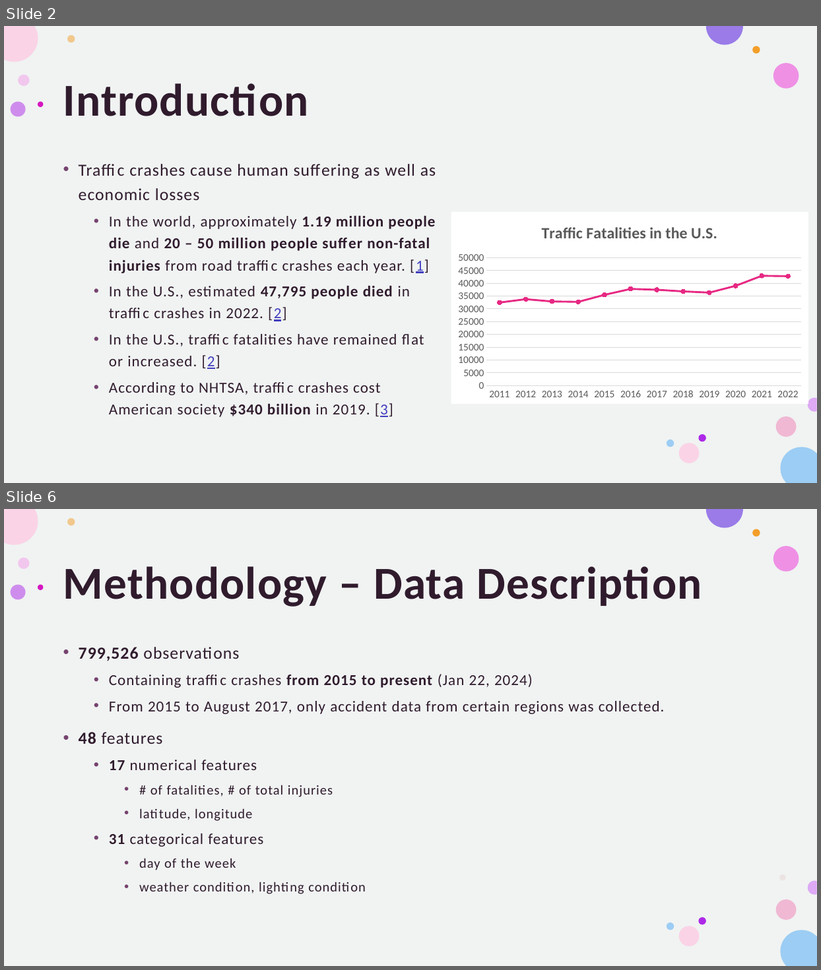
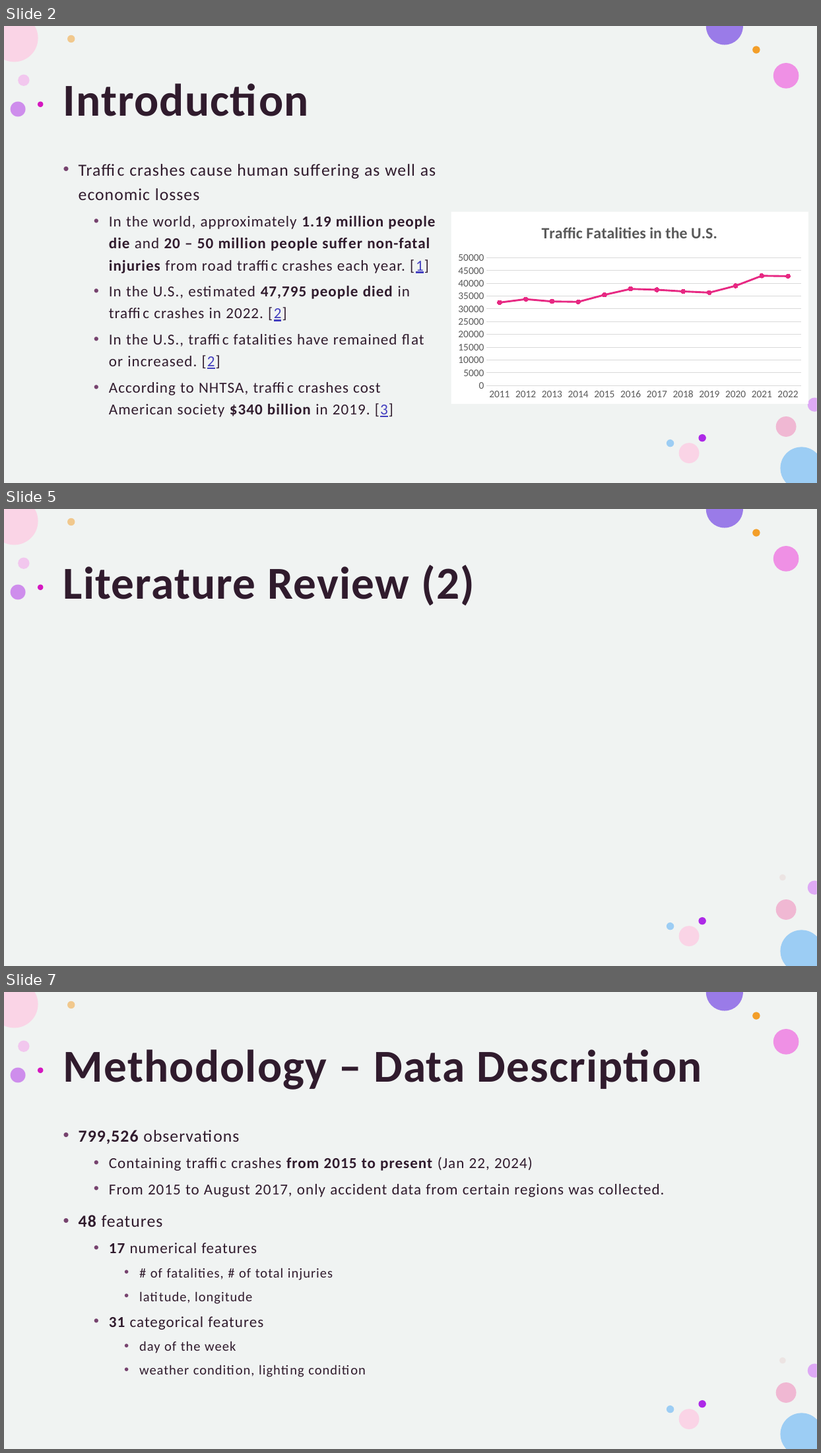
Before and after one commit to kosawa26/Capstone, a slide deck: Midterm_Presentation.pptx. Shown one above the other, each under a label of ours: slides 2 and 6 before the commit, slides 2, 5 and 7 after it; the slides between them are not shown. The pictures are 821x970 and 821x1453 pixels, drawn with LibreOffice and Linux fonts; fonts in the diff are those of the drawing; grey boxes stand for pictures. Boxes give left, top, right and bottom in pixels: in the first picture for what was removed or moved away, otherwise in the second. Text is boxed around its words. In the diff, an @@ line names an element or a change of style, - is before the commit and + after.

```diff
--- a/Midterm_Presentation.pptx
+++ b/Midterm_Presentation.pptx
@@ slide 5 added at box(4, 509, 817, 966), background #FFFFFF; not listed: 16 template elements that a slide beside it also shows @@
@@ title added at box(63, 564, 475, 606), 54 pt, text #301B2D, bold @@
+Literature Review (2)
@@ what was slide 6 is now slide 7 @@
```
Also in this commit, not shown: 5 slides changed, 1 other file.
